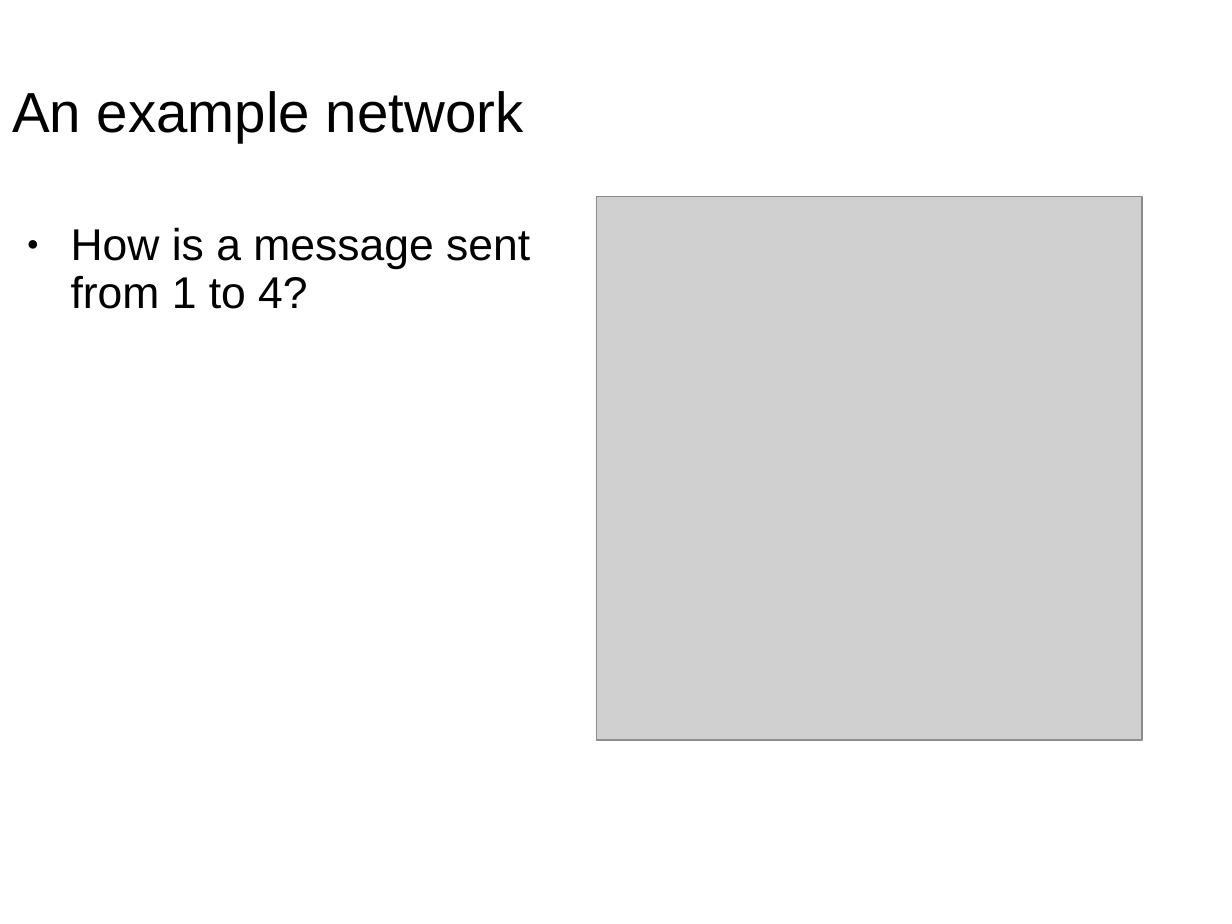
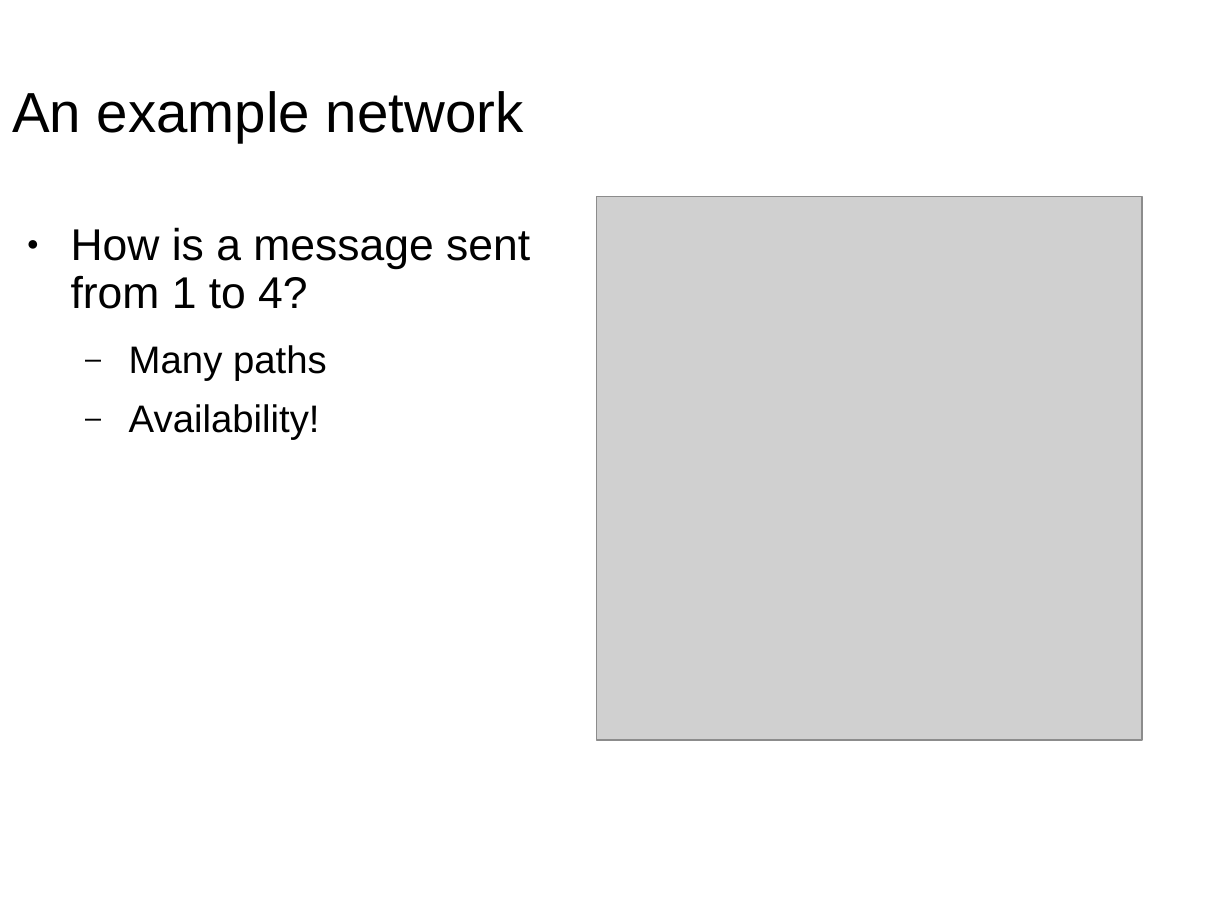
Before and after one commit to wu4f/cyberpdx-crypto, a slide deck: slide 6 of www/static/NetWorkProtocolsLecture4.pptx. Drawn at 1232x924 pixels with LibreOffice and Linux fonts; fonts in the diff are those of the drawing; grey boxes stand for pictures. Boxes give left, top, right and bottom in pixels: in the first picture for what was removed or moved away, otherwise in the second. Text is boxed around its words. In the diff, an @@ line names an element or a change of style, - is before the commit and + after.

```diff
--- a/www/static/NetWorkProtocolsLecture4.pptx
+++ b/www/static/NetWorkProtocolsLecture4.pptx
@@ text at box(129, 345, 327, 440): paragraphs added @@
+  – Many paths
+  – Availability!
```
Also in this commit, not shown: 9 other slides changed, 2 slides added, 9 slides removed, 4 other files.
